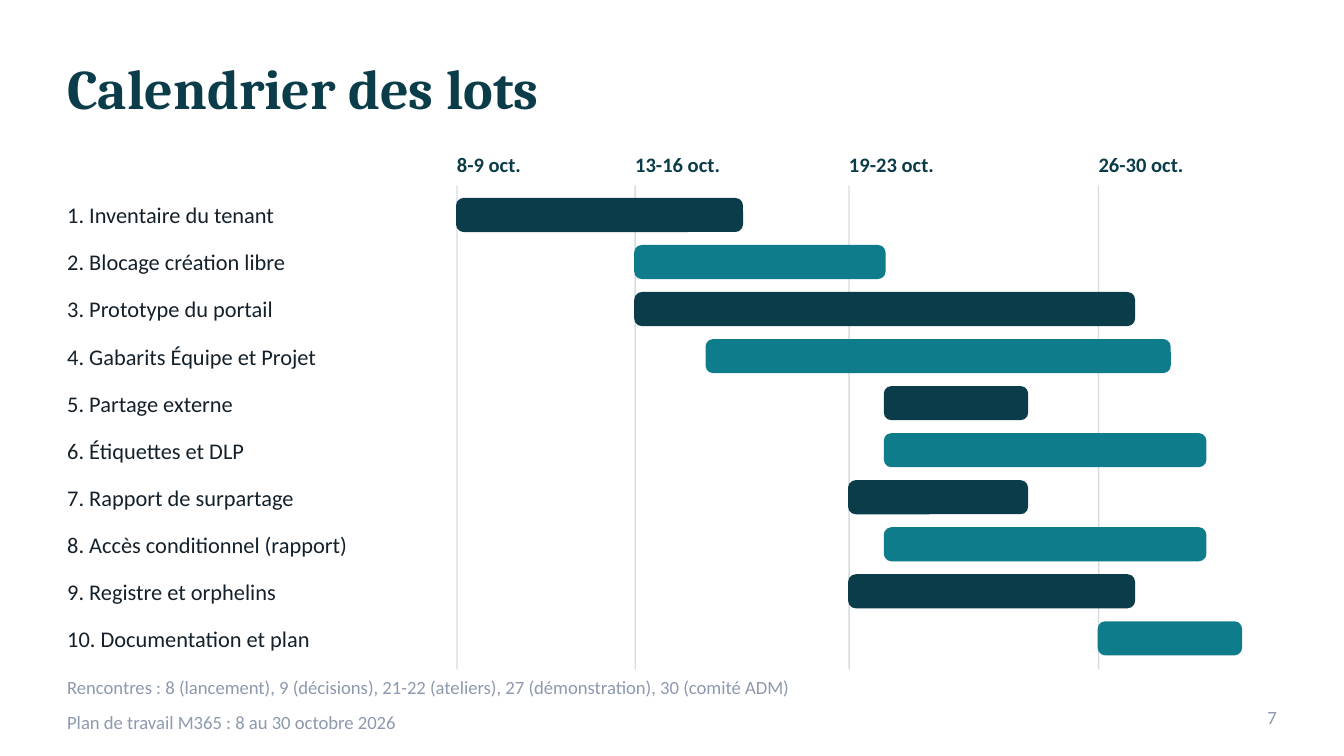
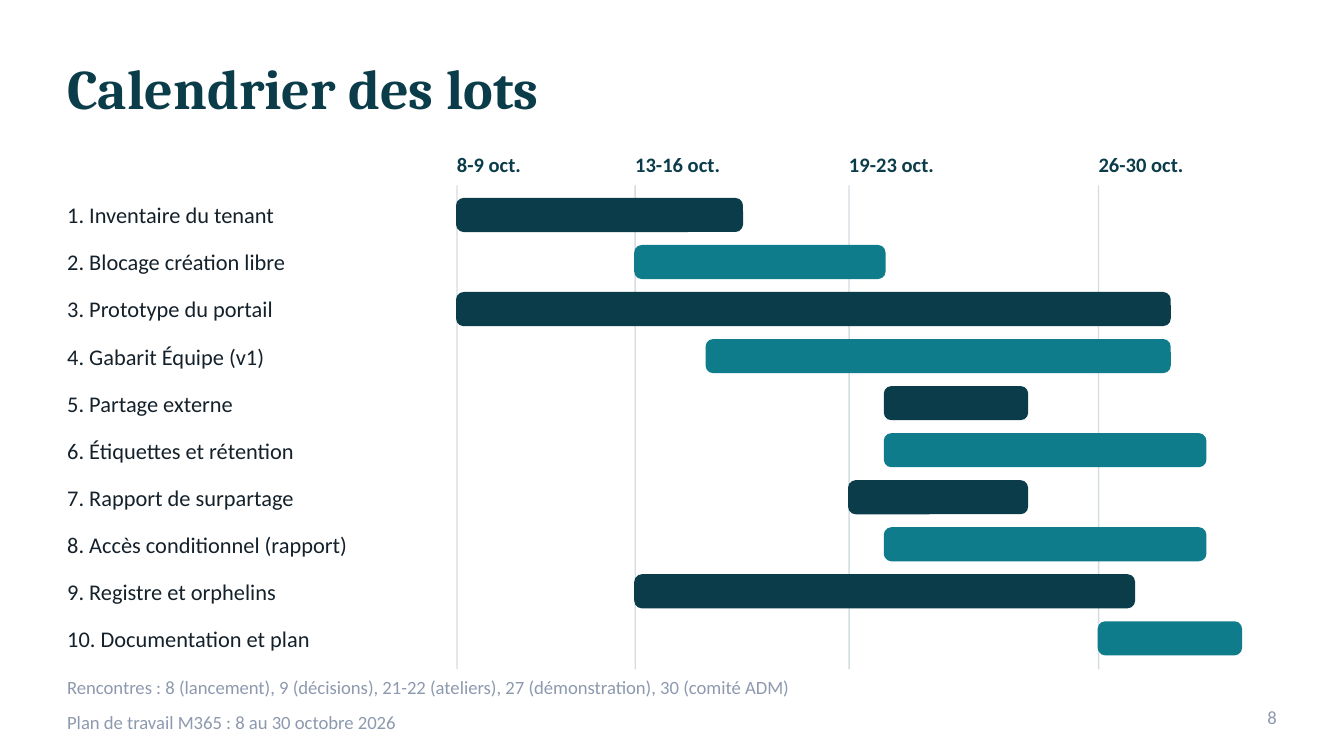
Before and after one commit to SEMTech42/DEV_Copilot, a slide deck: slide 8 of Presentation-Plan-Octobre-M365.pptx (slide 7 before the commit). Drawn at 1344x756 pixels with LibreOffice and Linux fonts; fonts in the diff are those of the drawing. Boxes give left, top, right and bottom in pixels: in the first picture for what was removed or moved away, otherwise in the second. Text is boxed around its words. In the diff, an @@ line names an element or a change of style, - is before the commit and + after.

```diff
--- a/Presentation-Plan-Octobre-M365.pptx
+++ b/Presentation-Plan-Octobre-M365.pptx
@@ rounded rectangle: place and size @@
-rounded rectangle at [636,293,1134,325]
+rounded rectangle at [457,293,1169,325]
@@ text at [67,346,264,369]: text changed @@
-4. Gabarits Équipe et Projet
+4. Gabarit Équipe (v1)
@@ text at [67,440,293,463]: text changed @@
-6. Étiquettes et DLP
+6. Étiquettes et rétention
@@ rounded rectangle: place and size @@
-rounded rectangle at [849,575,1134,607]
+rounded rectangle at [636,575,1134,607]
@@ page number at [1267,711,1276,724]: text changed @@
-7
+8
```
Also in this commit, not shown: 7 other slides changed, 2 slides added, 1 slide removed, 1 other file.
